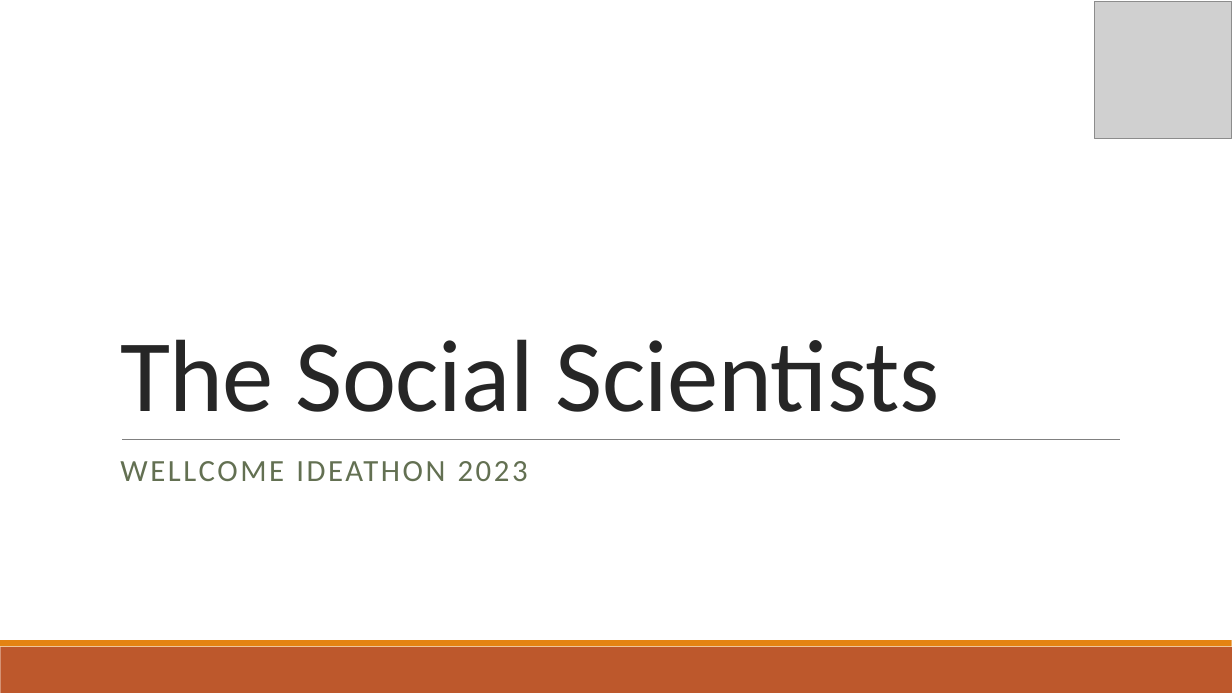
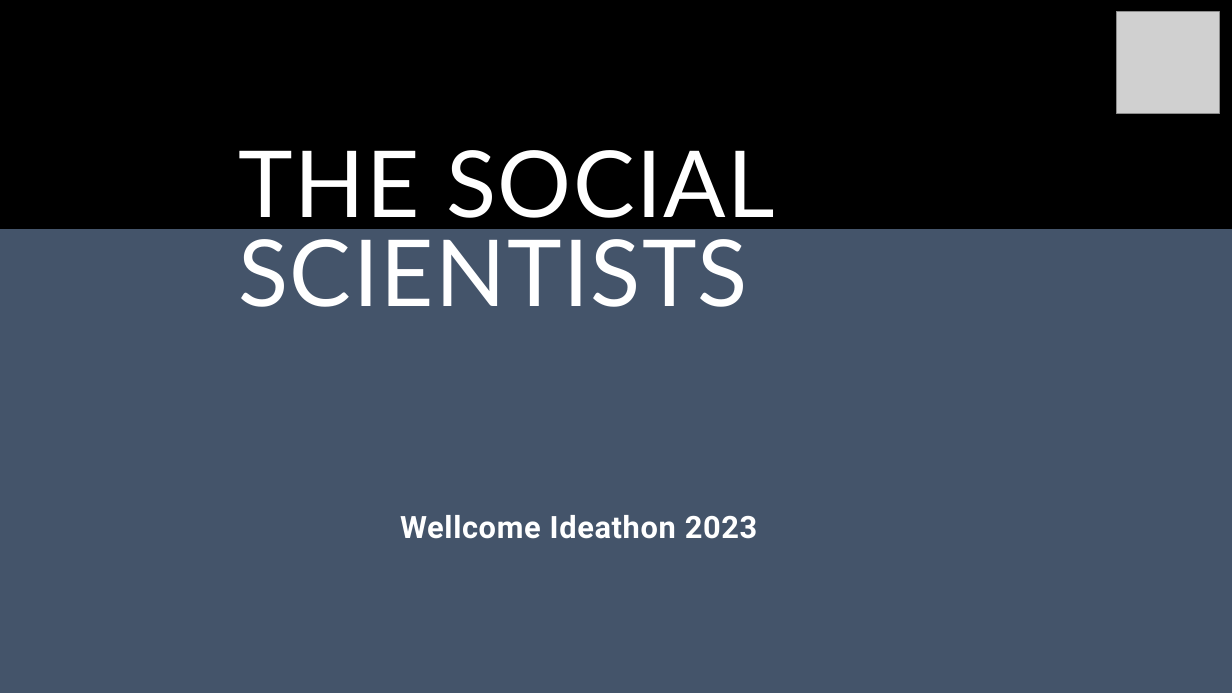
Before and after one commit to WellcomeIdeathon2023/The_Social_Scientists, a slide deck: slide 1 of Powerpoint presentation.pptx. Drawn at 1232x693 pixels with LibreOffice and Linux fonts; fonts in the diff are those of the drawing; grey boxes stand for pictures. Boxes give left, top, right and bottom in pixels: in the first picture for what was removed or moved away, otherwise in the second. Text is boxed around its words. In the diff, an @@ line names an element or a change of style, - is before the commit and + after.

```diff
--- a/Powerpoint presentation.pptx
+++ b/Powerpoint presentation.pptx
@@ background #FFFFFF to #44546A @@
@@ rectangle added at [0,0,1232,229], fill #000000 @@
@@ picture: place and size @@
-picture at [1095,2,1232,139]
+picture at [1117,11,1220,114]
@@ title "THE SOCIAL SCIENTISTS" at [238,150,775,307]: vertical alignment bottom to top @@
@@ title at [238,150,775,307]: text changed; size 80 to 72 pt; font Calibri to Lato; text colour #262626 to #FFFFFF @@
-The Social Scientists
+THE SOCIAL SCIENTISTS
@@ line removed from (122, 439) to (1120, 439) @@
@@ subtitle at [400,515,758,539]: text changed; font Calibri to Roboto; text colour #637052 to #FFFFFF; bold on @@
-WELLCOME IDEATHON 2023
+Wellcome Ideathon 2023
@@ rectangle removed at [0,647,1232,693] @@
@@ rectangle removed at [0,640,1232,647] @@
```
Also in this commit, not shown: 9 other slides changed, 3 other files.
